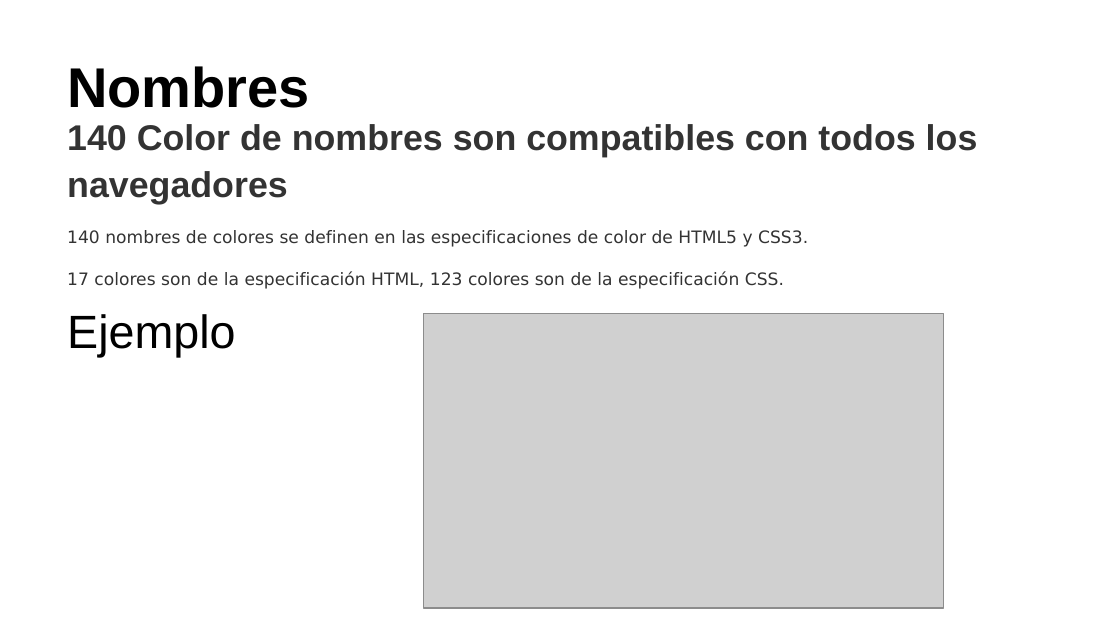
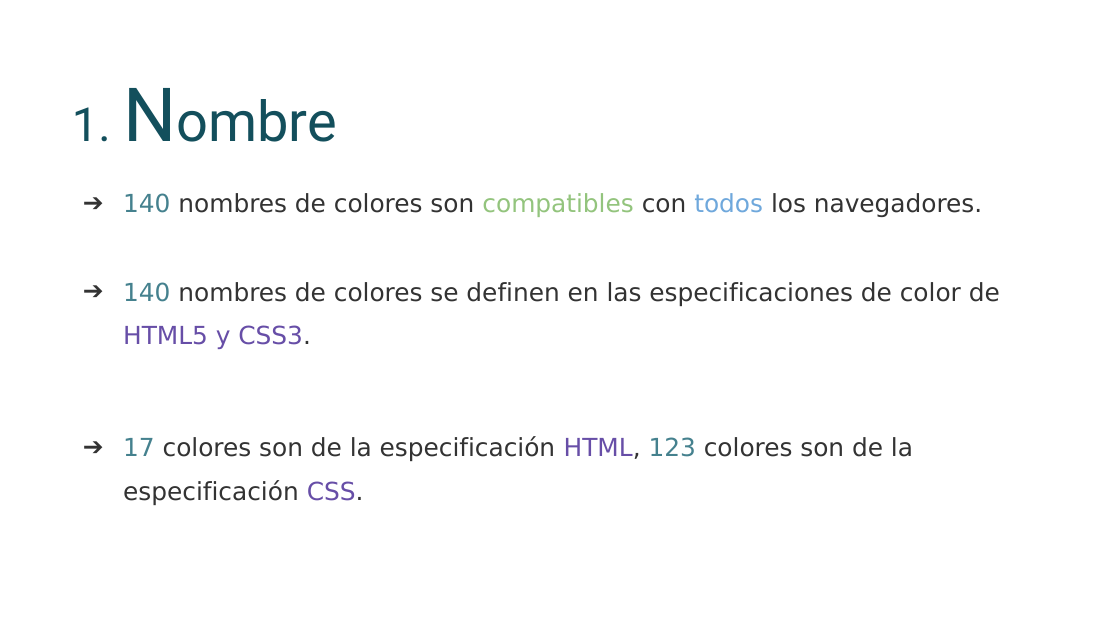
Before and after one commit to KatherineBermudez/Colores-css, a slide deck: slide 3 of Tarea Diseño.pptx (slide 2 before the commit). Drawn at 1120x630 pixels with LibreOffice and Linux fonts; fonts in the diff are those of the drawing; grey boxes stand for pictures. Boxes give left, top, right and bottom in pixels: in the first picture for what was removed or moved away, otherwise in the second. Text is boxed around its words. In the diff, an @@ line names an element or a change of style, - is before the commit and + after.

```diff
--- a/Tarea Diseño.pptx
+++ b/Tarea Diseño.pptx
@@ title added at bbox=[56, 63, 493, 168], 36 pt, text #134F5C @@
+1. Nombre
@@ title removed at bbox=[67, 66, 310, 108] @@
-Nombres
@@ text "140 nombres de colores son ...": place and size @@
-text "140 nombres de colores son ..." at bbox=[67, 124, 978, 357]
+text "140 nombres de colores son ..." at bbox=[123, 193, 1000, 505]
@@ text at bbox=[123, 193, 982, 217]: text changed; size 23 to 16 pt; font Arial to DejaVu Sans; bold off @@
-140 Color de nombres son compatibles con todos los navegadores
+➔ 140 nombres de colores son compatibles con todos los navegadores.
@@ text at bbox=[123, 282, 1000, 505]: size 11 to 16 pt in "140 nombres de colores se definen en ...", "17 colores son de la especificación HTML, ..."; text colour #333333 to #45818E in "140", "17 123"; text colour #333333 to #674EA7 in "HTML5 y CSS3.", "HTML, CSS."; bullet none to ➔ @@
@@ text at bbox=[67, 314, 235, 357]: paragraph removed @@
-Ejemplo
@@ picture removed at bbox=[423, 314, 944, 608] @@
```
Also in this commit, not shown: 6 other slides changed, 7 slides added.
